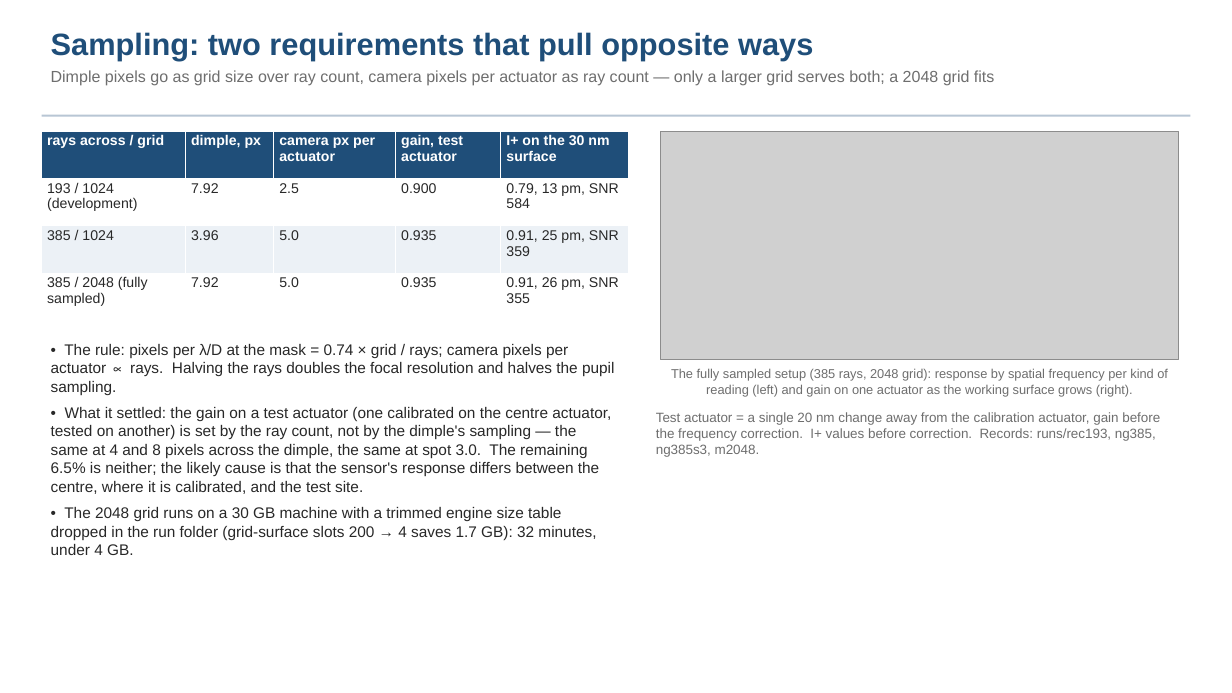
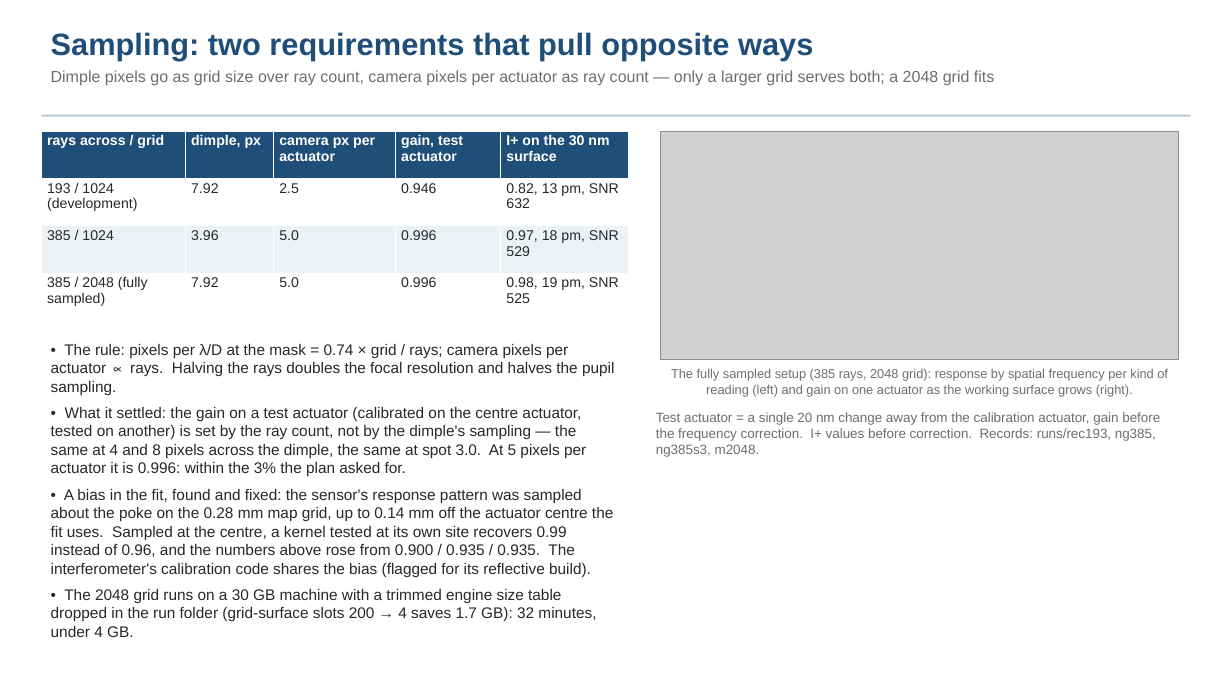
Before and after one commit to nasa-jpl/macos, a slide deck: slide 9 of demo_session/deck_zwfs.pptx. Drawn at 1232x693 pixels with LibreOffice and Linux fonts; fonts in the diff are those of the drawing; grey boxes stand for pictures. Boxes give left, top, right and bottom in pixels: in the first picture for what was removed or moved away, otherwise in the second. Text is boxed around its words. In the diff, an @@ line names an element or a change of style, - is before the commit and + after.

Commit message:
ZWFS S9 record + deck fold 3c (stencil-site fix; calibration-on-surface and fold-crossing results); slice (resources edd960b)

```diff
--- a/demo_session/deck_zwfs.pptx
+++ b/demo_session/deck_zwfs.pptx
@@ table at (42,131,628,321) @@
-row 2, column 4: 0.900
+row 2, column 4: 0.946
-row 2, column 5: 0.79, 13 pm, SNR 584
+row 2, column 5: 0.82, 13 pm, SNR 632
-row 3, column 4: 0.935
+row 3, column 4: 0.996
-row 3, column 5: 0.91, 25 pm, SNR 359
+row 3, column 5: 0.97, 18 pm, SNR 529
-row 4, column 4: 0.935
+row 4, column 4: 0.996
-row 4, column 5: 0.91, 26 pm, SNR 355
+row 4, column 5: 0.98, 19 pm, SNR 525
@@ text at (51,407,613,577): text changed @@
-• What it settled: the gain on a test actuator (one calibrated on the centre actuator, tested on another) is set by the ray count, not by the dimple's sampling — the same at 4 and 8 pixels across the dimple, the same at spot 3.0. The remaining 6.5% is neither; the likely cause is that the sensor's response differs between the centre, where it is calibrated, and the test site.
+• What it settled: the gain on a test actuator (calibrated on the centre actuator, tested on another) is set by the ray count, not by the dimple's sampling — the same at 4 and 8 pixels across the dimple, the same at spot 3.0. At 5 pixels per actuator it is 0.996: within the 3% the plan asked for.
+• A bias in the fit, found and fixed: the sensor's response pattern was sampled about the poke on the 0.28 mm map grid, up to 0.14 mm off the actuator centre the fit uses. Sampled at the centre, a kernel tested at its own site recovers 0.99 instead of 0.96, and the numbers above rose from 0.900 / 0.935 / 0.935. The interferometer's calibration code shares the bias (flagged for its reflective build).
```
Also in this commit, not shown: 6 other slides changed, 5 other files.
